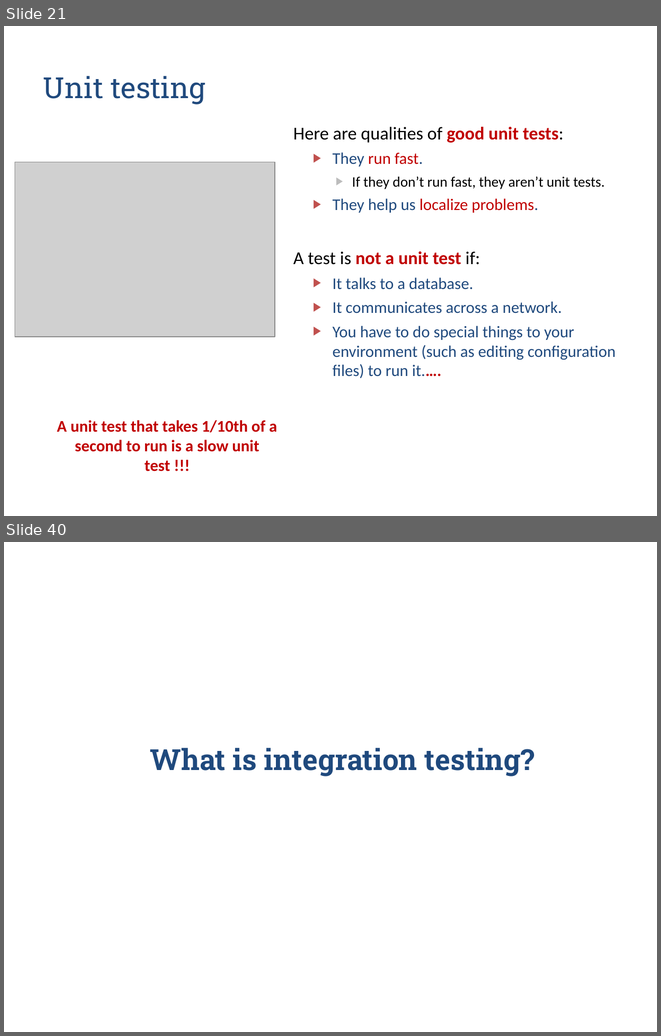
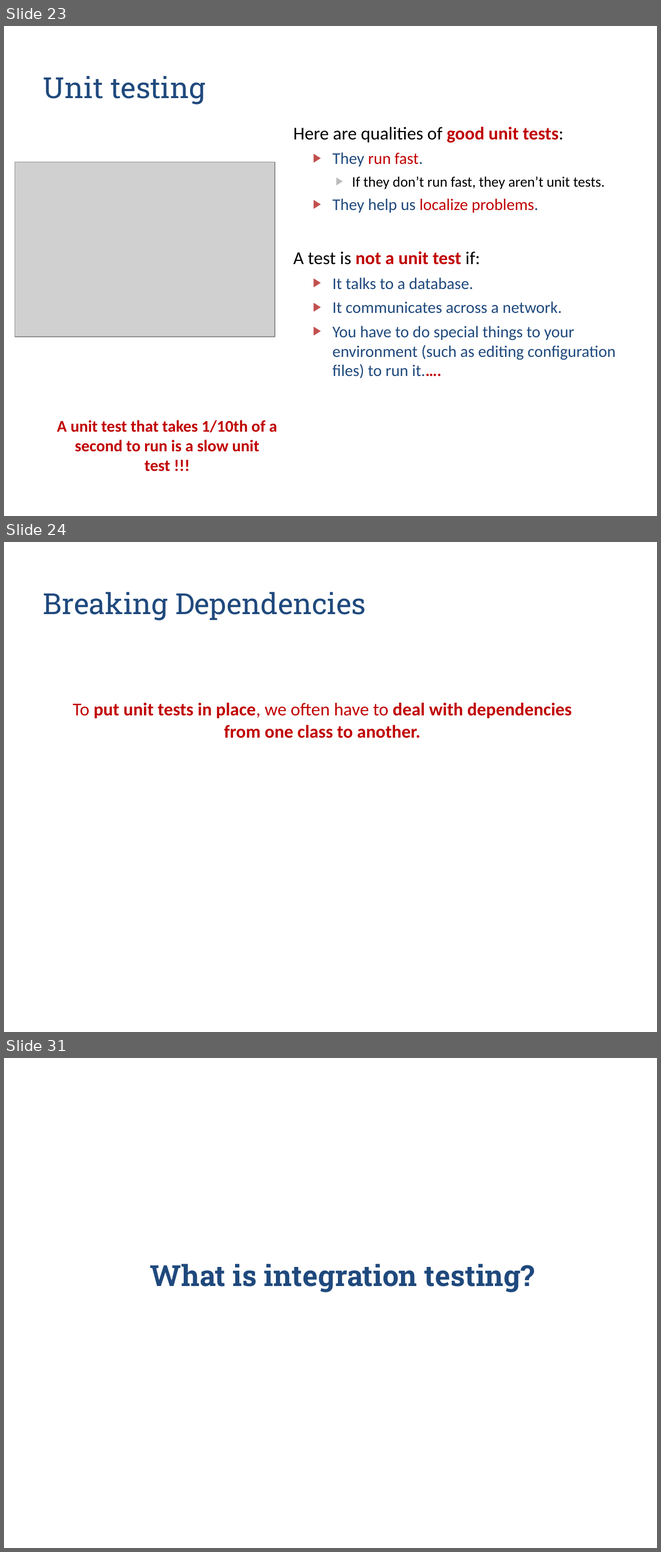
Before and after one commit to zarras/myy803-slides, a slide deck: 6-SoftEng-Testing.ppt. Shown one above the other, each under a label of ours: slides 21 and 40 before the commit, slides 23, 24 and 31 after it; the slides between them are not shown. The pictures are 661x1036 and 661x1552 pixels, drawn with LibreOffice and Linux fonts; fonts in the diff are those of the drawing; grey boxes stand for pictures. Boxes give left, top, right and bottom in pixels: in the first picture for what was removed or moved away, otherwise in the second. Text is boxed around its words. In the diff, an @@ line names an element or a change of style, - is before the commit and + after.

```diff
--- a/6-SoftEng-Testing.ppt
+++ b/6-SoftEng-Testing.ppt
@@ slide 24 added at [4,542,657,1032], background #FFFFFF @@
@@ title added at [43,592,366,620], 32 pt, text #1F497D @@
+Breaking Dependencies
@@ text added at [73,703,572,738], 20 pt, text #C00000, bold @@
+To put unit tests in place, we often have to deal with dependencies from one class to another.
@@ what was slide 21 is now slide 23 @@
@@ what was slide 40 is now slide 31 @@
```
Also in this commit, not shown: 4 slides changed, 5 other slides added, 14 slides removed, 1 other file.
